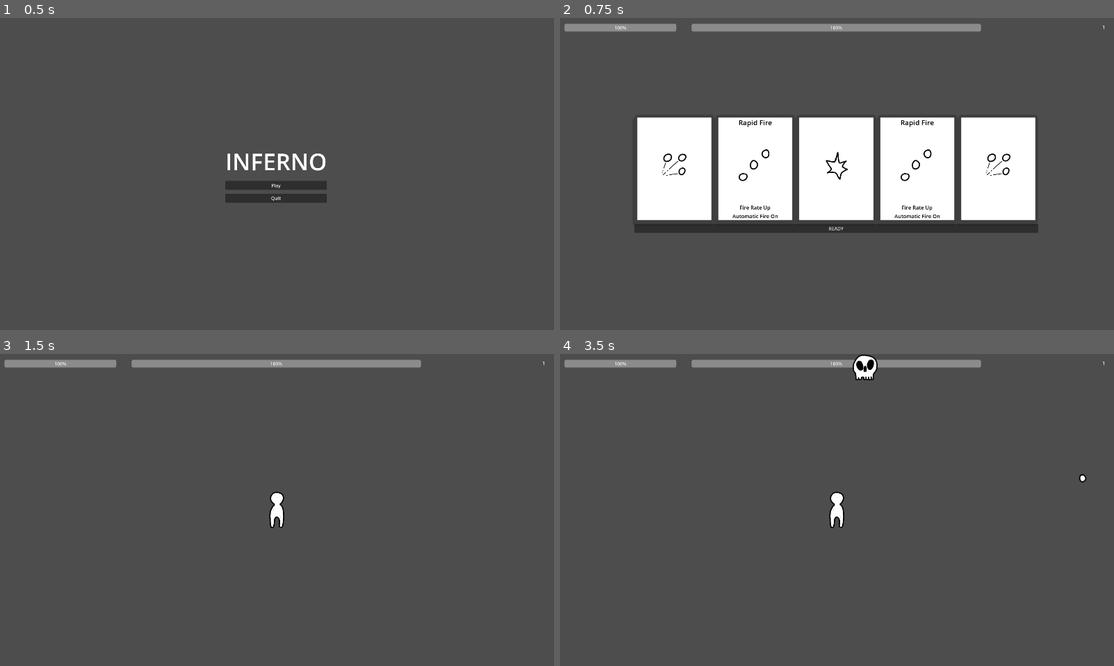
Above: before the commit, frames 1-4 (two rows, left to right).
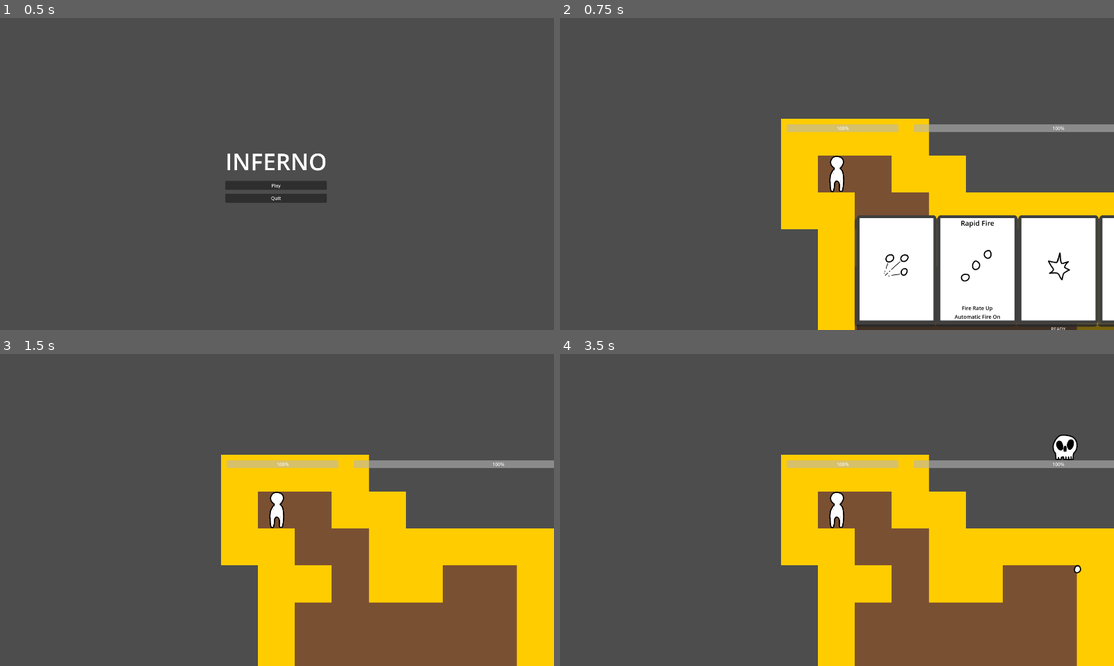
Above: after the commit, the same moments.

Repository: wpuerner/inferno
Game: Godot game, scene res://scenes/main_menu.tscn
The game is run twice, just before and just after one commit, with the same random seed, the same clock (stepped at 60 frames per second) and the same inputs.
Inputs (mouse positions are in pixels of both pictures, inside the frame that each line leads up to):
- Up to frame 1 (0.5 s): no input
- Up to frame 2 (0.75 s): click "Play" at 0.5 s
- Up to frame 3 (1.5 s): click "READY" at 1.25 s
- Up to frame 4 (3.5 s): tap Enter at 2 s; move the mouse to (958, 494) at 2.02 s; press the mouse at (958, 494) at 2.03 s; move the mouse to (726, 525) at 2.77 s; release the mouse at (726, 525) at 2.78 s; click (726, 525) at 2.85 s

Frame 1 is identical in both runs. In frame 2, 44% of the frame differs, in the area x 0-100%, y 1-100%; in frame 3, 34%; in frame 4, 34%.

Commit message:
add procedural level generation

Diff:
--- /dev/null
+++ b/scenes/attributes/num_bullets/num_bullets_attribute.tres
@@ -0,0 +1,7 @@
+[gd_resource type="Resource" load_steps=2 format=3 uid="uid://cy6fljp2cby66"]
+
+[sub_resource type="GDScript" id="GDScript_7qfbk"]
+script/source = "extends Attribute"
+
+[resource]
+script = SubResource("GDScript_7qfbk")
--- a/scenes/environment/level/level.tscn
+++ b/scenes/environment/level/level.tscn
@@ -1,8 +1,102 @@
-[gd_scene load_steps=2 format=3 uid="uid://b54f042muojun"]
+[gd_scene load_steps=7 format=3 uid="uid://b54f042muojun"]
+
+[ext_resource type="Texture2D" uid="uid://ctwmwau6q0h2" path="res://scenes/environment/wall/wall.png" id="1_iyq7q"]
+[ext_resource type="Texture2D" uid="uid://td7rb13l2h5x" path="res://scenes/environment/floor/floor.png" id="1_pw3xs"]
 
 [sub_resource type="GDScript" id="GDScript_erxrp"]
 script/source = "extends Node
+
+signal level_generated(player_coords: Vector2)
+
+@onready var tile_map: TileMap = $TileMap
+
+var rng: RandomNumberGenerator = RandomNumberGenerator.new()
+var grid: Array = []
+
+func generate():
+	rng.randomize()
+	_generate_grid()
+	_paint_floor()
+	_place_walls()
+	_set_tile_map()
+	level_generated.emit(tile_map.to_global(tile_map.map_to_local(Vector2i(1, 1))))
+
+func _generate_grid():
+	var grid_side_length: int = 100
+	grid.resize(grid_side_length)
+	for i in grid.size():
+		grid[i] = PackedInt32Array()
+		grid[i].resize(grid_side_length)
+		grid[i].fill(0)
+
+func _paint_floor():
+	var length_x: int = grid.size()
+	var length_y: int = grid[0].size()
+	var center_x: int = length_x / 2
+	var center_y: int = length_y / 2
+
+	var walker: Vector2i = Vector2i(1, 1)
+	grid[walker.x][walker.y] = 1
+
+	var iterations = 100
+	var itr = 0
+	while itr < iterations:
+		var direction: Vector2i = _get_random_direction()
+		if (walker.x + direction.x > 0 and
+			walker.x + direction.x < length_x - 1 and
+			walker.y + direction.y > 0 and
+			walker.y + direction.y < length_y - 1):
+			walker += direction
+			grid[walker.x][walker.y] = 1
+			itr += 1
+
+func _get_random_direction() -> Vector2i:
+	var directions = [[-1, 0], [1, 0], [0, 1], [0, -1]]
+	var direction = directions[rng.randi() % 4]
+	return Vector2i(direction[0], direction[1])
+
+func _place_walls():
+	for x in grid.size() - 1:
+		for y in grid[x].size() - 1:
+			if grid[x][y] == 0 and _is_adjacent_to_floor(x, y):
+				grid[x][y] = 2
+
+func _is_adjacent_to_floor(x: int, y: int):
+	return grid[x+1][y] == 1 or grid[x-1][y] == 1 or grid[x][y+1] == 1 or grid[x][y-1] == 1 or grid[x+1][y+1] == 1 or grid[x-1][y+1] == 1 or grid[x+1][y-1] == 1 or grid[x-1][y-1] == 1
+
+func _set_tile_map():
+	for x in grid.size() - 1:
+		for y in grid[x].size():
+			tile_map.set_cell(0, Vector2i(x, y), grid[x][y], Vector2i(0, 0))
 "
+
+[sub_resource type="TileSetAtlasSource" id="TileSetAtlasSource_kfp3a"]
+texture = ExtResource("1_pw3xs")
+texture_region_size = Vector2i(128, 128)
+0:0/0 = 0
+0:0/0/physics_layer_0/linear_velocity = Vector2(0, 0)
+0:0/0/physics_layer_0/angular_velocity = 0.0
+
+[sub_resource type="TileSetAtlasSource" id="TileSetAtlasSource_pe5dn"]
+resource_name = "wall"
+texture = ExtResource("1_iyq7q")
+texture_region_size = Vector2i(128, 128)
+use_texture_padding = false
+0:0/0 = 0
+0:0/0/physics_layer_0/linear_velocity = Vector2(0, 0)
+0:0/0/physics_layer_0/angular_velocity = 0.0
+0:0/0/physics_layer_0/polygon_0/points = PackedVector2Array(-64, -64, 64, -64, 64, 64, -64, 64)
+
+[sub_resource type="TileSet" id="TileSet_67fqo"]
+tile_size = Vector2i(128, 128)
+physics_layer_0/collision_layer = 1
+sources/1 = SubResource("TileSetAtlasSource_kfp3a")
+sources/2 = SubResource("TileSetAtlasSource_pe5dn")
 
 [node name="Level" type="Node"]
 script = SubResource("GDScript_erxrp")
+
+[node name="TileMap" type="TileMap" parent="."]
+tile_set = SubResource("TileSet_67fqo")
+format = 2
+layer_0/name = "terrain"
--- a/scenes/main.tscn
+++ b/scenes/main.tscn
@@ -16,24 +16,25 @@
 
 @onready var event_bus: Node = get_node(\"/root/EventBus\")
 @onready var player: Node2D = $Player
+@onready var level: Node = $Level
 
 var rng: RandomNumberGenerator = RandomNumberGenerator.new()
 var level_number: int = 1
 var exit_position: Vector2
 
 func _ready():
-	exit_position = Vector2(get_viewport().get_visible_rect().size.x / 2, get_viewport().get_visible_rect().size.y / 2)
+	level.level_generated.connect(_start_pre_level)
+	event_bus.game_restarted.connect(_restart_game)
 	_load_level()
-	event_bus.game_restarted.connect(_restart_game)
 
 func _load_level():
 	find_child(\"LevelNumberLabel\").text = str(level_number)
 	event_bus.load_level()
-	player.global_position = exit_position
-	_start_pre_level()
-
-func _start_pre_level():
+	level.generate()
+
+func _start_pre_level(player_coords: Vector2):
 	event_bus.start_pre_level()
+	player.global_position = player_coords
 
 func start_gameplay():
 	event_bus.start_gameplay()
@@ -54,6 +55,15 @@
 	level_number = 1
 	exit_position = Vector2(get_viewport().get_visible_rect().size.x / 2, get_viewport().get_visible_rect().size.y / 2)
 	_load_level()
+"
+
+[sub_resource type="GDScript" id="GDScript_dnsev"]
+script/source = "extends Camera2D
+
+@onready var player: Node2D = get_parent().find_child(\"Player\")
+
+func _process(_delta):
+	global_position = player.global_position
 "
 
 [sub_resource type="Curve2D" id="Curve2D_0pryu"]
@@ -141,9 +151,12 @@
 [node name="Main" type="Node"]
 script = SubResource("GDScript_sn1df")
 
+[node name="Camera2D" type="Camera2D" parent="."]
+script = SubResource("GDScript_dnsev")
+
+[node name="Level" parent="." instance=ExtResource("1_ddhtq")]
+
 [node name="Player" parent="." instance=ExtResource("1_tjb1v")]
-
-[node name="Level" parent="." instance=ExtResource("1_ddhtq")]
 
 [node name="SkullSpawnerPath2D" type="Path2D" parent="."]
 curve = SubResource("Curve2D_0pryu")
--- /dev/null
+++ b/scenes/modifiers/num_bullets_up/num_bullets_up.tscn
@@ -0,0 +1,3 @@
+[gd_scene format=3 uid="uid://c7c1ltjxfrbc3"]
+
+[node name="NumBulletsUp" type="Node"]
--- /dev/null
+++ b/script_templates/modifier.gd
@@ -0,0 +1,5 @@
+extends Modifier
+
+#  Modifier effect goes here
+func activate():
+	pass
Binary file added: scenes/environment/floor/floor.png
Not shown, added: scenes/environment/floor/floor.png.import
Binary file added: scenes/environment/wall/wall.png
Not shown, added: scenes/environment/wall/wall.png.import
Not shown: 1 places in scenes/main.tscn that only renumber resources
Not shown, added: scenes/environment/floor/floor.kra
Not shown, added: scenes/environment/floor/floor.kra~
Not shown, added: scenes/environment/wall/wall.kra
Not shown, added: scenes/environment/wall/wall.kra~
